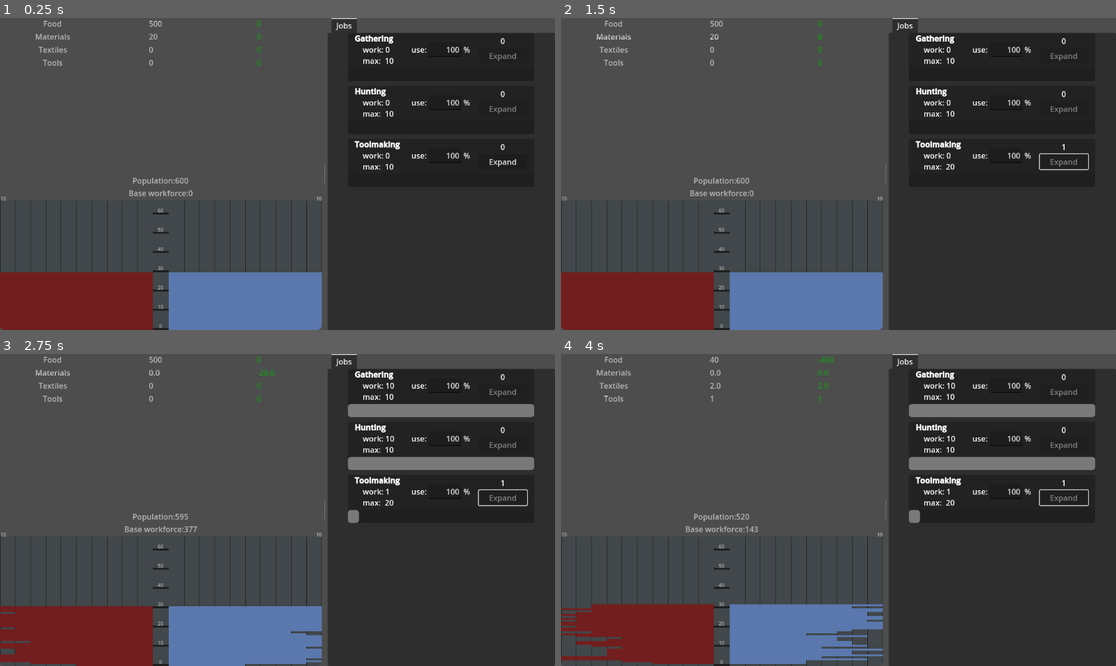
Above: before the commit, frames 1-4 (two rows, left to right).
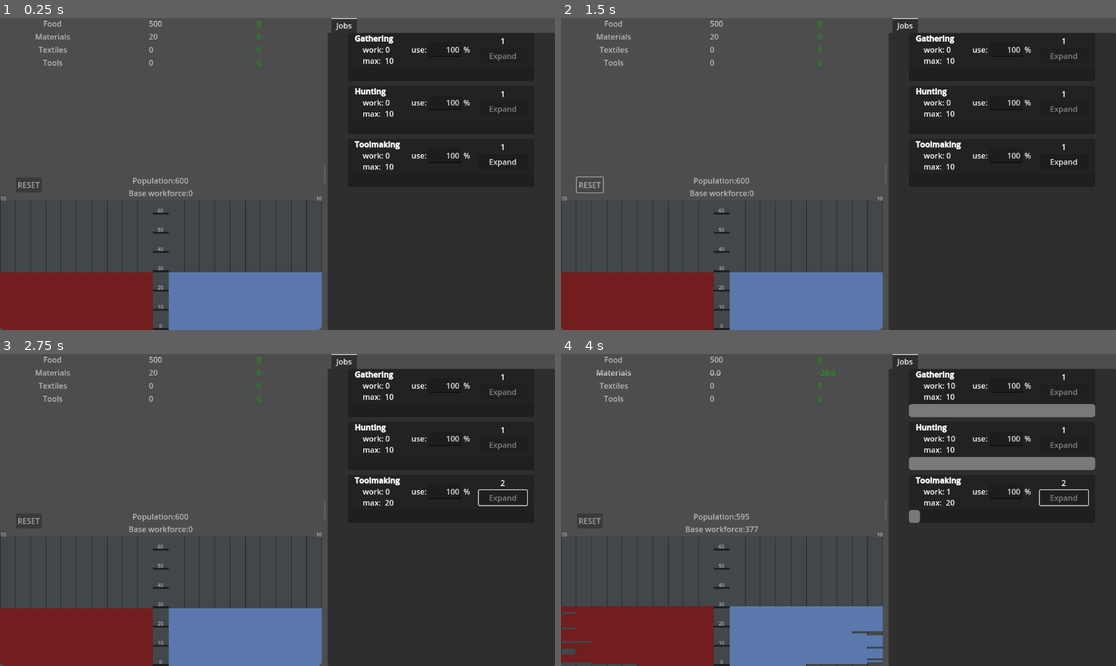
Above: after the commit, the same moments.

Repository: drahosh/bootstrap-civilization
Game: Godot game, scene res://main/main.tscn
Same seed, same stepped clock (60 frames per second), same inputs: the game is played once before the commit and once after it.
Inputs (mouse positions are in pixels of both pictures, inside the frame that each line leads up to):
- Up to frame 1 (0.25 s): no input
- Up to frame 2 (1.5 s): click "Expand" at 0.5 s; click (588, 183) at 1.25 s, where only the run after the commit has a clickable "RESET"
- Up to frame 3 (2.75 s): click (505, 497) at 2 s, where only the run after the commit has a clickable "Expand"
- Up to frame 4 (4 s): tap Enter at 2.75 s; move the mouse to (960, 494) at 2.77 s; tap F at 2.85 s; click (960, 494) at 2.92 s; drag from (727, 525) to (810, 572) at 3.52 s

The runs differ from the first frame. In frame 1, less than 0.1% of the frame differs, in the area x 3-91%, y 6-55%; in frame 2, 0.3%; in frame 3, 4.1%, in the area x 0-97%, y 0-100%; in frame 4, 2.3%.

Commit message:
Saving
ability to save game. It autoloads. Also added hard reset button

Diff:
--- a/jobs/job.gd
+++ b/jobs/job.gd
@@ -7,11 +7,10 @@
 var workforce_limit_percentage: int
 var description: String
 var base_upgrade_costs: Dictionary
-var upgraded_number: int = 0  #todo IMPLEMENT
-var upgrade_cost_scale: float = 1.2  # todo implement
-var job_requirements: Dictionary  # resource to amount consumed per workforce
-var output: Dictionary  # resource to amount produced per workforce
-var input: Dictionary  # resources needed per workforce to produce
+var upgraded_number: int
+var upgrade_cost_scale: float
+var output: Dictionary  # resource amount produced per workforce
+var input: Dictionary  # resources spent per workforce to produce
 
 
 # Called when the node enterss the scene tree for the first time.
@@ -60,12 +59,14 @@
 	self.redraw()
 
 
+func _set_button_clickbility():
+	$Panel/VBoxContainer/HBoxContainer/buy_box/UpgradeButton.disabled = not _can_afford_upgrade()
+
+
 func redraw():
 	_update_main_description()
-	get_node("Panel/VBoxContainer/HBoxContainer/buy_box/UpgradeButton").disabled = not _can_afford_upgrade()
-	get_node("Panel/VBoxContainer/workforce percentage").value = (
-		float(self.workforce_current) * 100 / self.workforce_max
-	)
+	_set_button_clickbility()
+	$"Panel/VBoxContainer/workforce percentage".value = (float(self.workforce_current) * 100 / self.workforce_max)
 	$Panel/VBoxContainer/HBoxContainer/buy_box/UpgradeLabel.text = str(upgraded_number)
 	$Panel/VBoxContainer/HBoxContainer/buy_box/UpgradeButton.tooltip_text = Utils.resources_to_string(
 		_get_upgrade_cost()
@@ -97,13 +98,14 @@
 	self.input = input
 	self.description = description
 	self.base_upgrade_costs = upgrade_costs
-	self.upgraded_number = 0
+	self.upgraded_number = 1
+	self.upgrade_cost_scale = 1.3
 	_update_main_description()
 
 
 func tick():
 	# before this function is called, current workforce is set from outside
-	self.redraw()
+	redraw()
 	Resources.change_resources(input, true, workforce_current)
 	Resources.change_resources(output, false, workforce_current)
 
@@ -122,3 +124,42 @@
 		var amount = Resources.resources[resource]
 		wanted_max = min(wanted_max, amount / input[resource])
 	return wanted_max
+
+
+func save_game():
+	return {
+		"job_name": job_name,
+		"workforce_max": workforce_max,
+		"workforce_max_base": workforce_max_base,
+		"workforce_current": workforce_current,
+		"workforce_limit_percentage": workforce_limit_percentage,
+		"description": description,
+		"base_upgrade_costs": base_upgrade_costs,
+		"upgraded_number": upgraded_number,
+		"upgrade_cost_scale": upgrade_cost_scale,
+		"output": output,
+		"input": input,
+	}
+
+
+func load_game(data_dict):
+	job_name = data_dict["job_name"]
+	workforce_max = int(data_dict["workforce_max"])
+	workforce_max_base = int(data_dict["workforce_max_base"])
+	workforce_current = int(data_dict["workforce_current"])
+	workforce_limit_percentage = data_dict["workforce_limit_percentage"]
+	description = data_dict["description"]
+
+	upgraded_number = int(data_dict["upgraded_number"])
+	upgrade_cost_scale = data_dict["upgrade_cost_scale"]
+	# need to convert keys from string to int (since json supports only string keys)
+	base_upgrade_costs = {}
+	for key in data_dict["base_upgrade_costs"]:
+		base_upgrade_costs[int(key)] = data_dict["base_upgrade_costs"][key]
+	output = {}
+	for key in data_dict["output"]:
+		output[int(key)] = data_dict["output"][key]
+	input = {}
+	for key in data_dict["input"]:
+		input[int(key)] = data_dict["input"][key]
+	redraw()
--- a/jobs/jobs.gd
+++ b/jobs/jobs.gd
@@ -30,3 +30,27 @@
 		job.workforce_current = used_workforce
 		job.tick()
 		remaining_workforce -= used_workforce
+
+
+func save_game():
+	var save_dict = {}
+	var children = get_children()
+	for i in range(children.size()):
+		# saving them under their order number to keep their order in queue
+		save_dict[i] = children[i].save_game()
+	return save_dict
+
+
+func load_game(data_dict):
+	for child in get_children():
+		child.free()
+	for i in range(data_dict.size()):
+		var line = job_line.instantiate()
+		line.load_game(data_dict[str(i)])  # file is converted to str json, we need to get it by float
+		self.add_child(line)
+
+
+func reset():
+	for child in get_children():
+		child.free()
+	_setup()
--- a/main/main.gd
+++ b/main/main.gd
@@ -5,11 +5,15 @@
 @onready var population = get_node("HSplitContainer/VScrollBar/VBoxContainer/Population")
 @onready var jobs = get_node("HSplitContainer/Clickables/TabContainer/Jobs")
 @onready var resources = get_node("HSplitContainer/VScrollBar/VBoxContainer/Resources")
+static var time_since_last_save = 0.0
+static var save_interval_s = 15.0
 
 
 # Called when the node enters the scene tree for the first time.
 func _ready():
 	jobs.set_population(population)
+	self.load_game()
+	$HSplitContainer/VScrollBar/HardResetButton.pressed.connect(hard_reset)
 
 
 func _tick():
@@ -24,3 +28,55 @@
 	if miliseconds_saved > year_miliseconds:
 		miliseconds_saved -= year_miliseconds
 		_tick()
+	time_since_last_save += delta
+	if time_since_last_save > save_interval_s:
+		time_since_last_save = 0
+		save_game()
+
+
+func save_game():
+	var save_dict = {
+		"filename": get_scene_file_path(),
+		"timestamp": Time.get_unix_time_from_system(),
+		"miliseconds_saved": miliseconds_saved,
+		"resources": resources.save_game(),
+		"population": population.save_game(),
+		"jobs": jobs.save_game(),
+	}
+	var save_file = FileAccess.open("user://bootstrapciv_savegame.save", FileAccess.WRITE)
+	var json_string = JSON.stringify(save_dict)
+	save_file.store_line(json_string)
+
+
+func load_game():
+	print(OS.get_data_dir())
+	# Attempts to load game from savefile
+	# Returns true if game was loaded
+	if not FileAccess.file_exists("user://bootstrapciv_savegame.save"):
+		return false
+	var save_file = FileAccess.open("user://bootstrapciv_savegame.save", FileAccess.READ)
+	var json = JSON.new()
+	var json_string = save_file.get_line()
+	var parse_result = json.parse(json_string)
+	if not parse_result == OK:
+		print("JSON Parse Error: ", json.get_error_message(), " in ", json_string, " at line ", json.get_error_line())
+		# TODO warn user, give them save file, pause until they click ok
+		return false
+	var data = json.data
+	#TODO bonus turbo time from timestamp
+	miliseconds_saved = data["miliseconds_saved"]
+	resources.load_game(data["resources"])
+	population.load_game(data["population"])
+	jobs.load_game(data["jobs"])
+	return true
+
+
+func hard_reset():
+	if FileAccess.file_exists("user://bootstrapciv_savegame.save"):
+		DirAccess.remove_absolute("user://bootstrapciv_savegame.save")
+	population.reset()
+	resources.reset()
+	jobs.reset()
+	time_since_last_save = 0.0
+	miliseconds_saved = 0
+	year_miliseconds = 2000
--- a/main/main.tscn
+++ b/main/main.tscn
@@ -46,6 +46,14 @@
 [node name="Population" parent="HSplitContainer/VScrollBar/VBoxContainer" instance=ExtResource("3_kfbq2")]
 layout_mode = 2
 
+[node name="HardResetButton" type="Button" parent="HSplitContainer/VScrollBar"]
+layout_mode = 2
+anchor_left = 0.0494012
+anchor_top = 0.510802
+anchor_right = 0.13024
+anchor_bottom = 0.558642
+text = "RESET"
+
 [node name="Clickables" type="VBoxContainer" parent="HSplitContainer"]
 clip_children = 2
 clip_contents = true
--- a/main/resources.gd
+++ b/main/resources.gd
@@ -8,13 +8,11 @@
 
 
 func _setup():
-	#TODO loading
-	#If not state or save file, set defaults
 	enabled_resources = [
 		Enums.resource_types.FOOD,
 		Enums.resource_types.MATERIALS,
 		Enums.resource_types.TEXTILES,
-		Enums.resource_types.TOOLS
+		Enums.resource_types.TOOLS,
 	]
 	Resources.resources = {
 		Enums.resource_types.FOOD: 500,
@@ -25,10 +23,13 @@
 	}
 	for key in Enums.resource_types.values():
 		Resources.resource_changes[key] = 0
+	redraw_resource_list()
 
 
 #Makes list of resources, redrawn on ready and when resource is added
 func redraw_resource_list():
+	for child in get_children():
+		child.free()
 	for resource in enabled_resources:
 		var line: Resource_line = resource_line.instantiate() as Resource_line
 
@@ -41,13 +42,12 @@
 
 # Called when the node enters the scene tree for the first time.
 func _ready():
-	self._setup()
-	self.redraw_resource_list()
+	_setup()
 
 
 func tick():
 	#zero resource changes
-	for line in self.get_children():
+	for line in get_children():
 		line.redraw()
 	for key in Enums.resource_types.values():
 		Resources.resource_changes[key] = 0
@@ -67,3 +67,29 @@
 # Called every frame. 'delta' is the elapsed time since the previous frame.
 func _process(delta):
 	pass
+
+
+func save_game():
+	return {
+		"resources": resources,
+		"resource_changes": resource_changes,
+		"enabled_resources": enabled_resources,
+	}
+
+
+func load_game(dict):
+	# need to parse types from enums as ints instead of floats
+	resources = {}
+	for key in dict["resources"]:
+		resources[int(key)] = dict["resources"][key]
+	resource_changes = {}
+	for key in dict["resource_changes"]:
+		resource_changes[int(key)] = dict["resource_changes"][key]
+	enabled_resources = []
+	for value in dict["enabled_resources"]:
+		enabled_resources.append(int(value))
+	redraw_resource_list()
+
+
+func reset():
+	_setup()
--- a/population/population.gd
+++ b/population/population.gd
@@ -48,7 +48,7 @@
 func recalculate_death_rates():
 	# called after upgrade changing death rate stats
 	death_rates = []
-	death_rates.append(0.3)
+	death_rates.append(zero_death_rate)
 	for i in range(1, 18):
 		death_rates.append(0.03)
 	for i in range(18, elder_cutoff):
@@ -205,3 +205,59 @@
 # Called every frame. 'delta' is the elapsed time since the previous frame.
 func _process(delta):
 	pass
+
+
+func save_game():
+	return {
+		"max_age": max_age,
+		"population_male": population_male,
+		"population_female": population_female,
+		"workforce_total": workforce_total,
+		"population_change": population_change,
+		"workforce_change": workforce_change,
+		"zero_death_rate": zero_death_rate,
+		"juvenile_death_rate": juvenile_death_rate,
+		"adult_death_rate": adult_death_rate,
+		"elder_cutoff": elder_cutoff,
+		"age_death_rate_exponential": age_death_rate_exponential,
+		"adult_birth_rate": adult_birth_rate,
+		"age_birth_rate_exponential": age_birth_rate_exponential,
+		"female_birth_influence": female_birth_influence,
+		"adult_work_rate": adult_work_rate,
+		"female_work_multiplier": female_work_multiplier,
+		"male_work_multiplier": male_work_multiplier,
+		"old_work_exponential": old_work_exponential,
+		"young_work_exponential": young_work_exponential,
+		"start_working_age": start_working_age,
+	}
+
+
+func load_game(data_dict):
+	max_age = data_dict["max_age"]
+	population_male = data_dict["population_male"]
+	population_female = data_dict["population_female"]
+	workforce_total = data_dict["workforce_total"]
+	population_change = data_dict["population_change"]
+	workforce_change = data_dict["workforce_change"]
+	zero_death_rate = data_dict["zero_death_rate"]
+	juvenile_death_rate = data_dict["juvenile_death_rate"]
+	adult_death_rate = data_dict["adult_death_rate"]
+	elder_cutoff = data_dict["elder_cutoff"]
+	age_death_rate_exponential = data_dict["age_death_rate_exponential"]
+	adult_birth_rate = data_dict["adult_birth_rate"]
+	age_birth_rate_exponential = data_dict["age_birth_rate_exponential"]
+	female_birth_influence = data_dict["female_birth_influence"]
+	adult_work_rate = data_dict["adult_work_rate"]
+	female_work_multiplier = data_dict["female_work_multiplier"]
+	male_work_multiplier = data_dict["male_work_multiplier"]
+	old_work_exponential = data_dict["old_work_exponential"]
+	young_work_exponential = data_dict["young_work_exponential"]
+	start_working_age = data_dict["start_working_age"]
+	recalculate_birth_rates()
+	recalculate_death_rates()
+	recalculate_work_rates()
+	_redraw_ui()
+
+
+func reset():
+	_ready()
--- a/utils.gd
+++ b/utils.gd
@@ -1,6 +1,8 @@
 extends RefCounted
 
 class_name Utils
+
+signal active_resource_change  # calledd when something the player does (so not tick) changes resource amounts
 
 
 static func simulate_random_events(number, probability):
